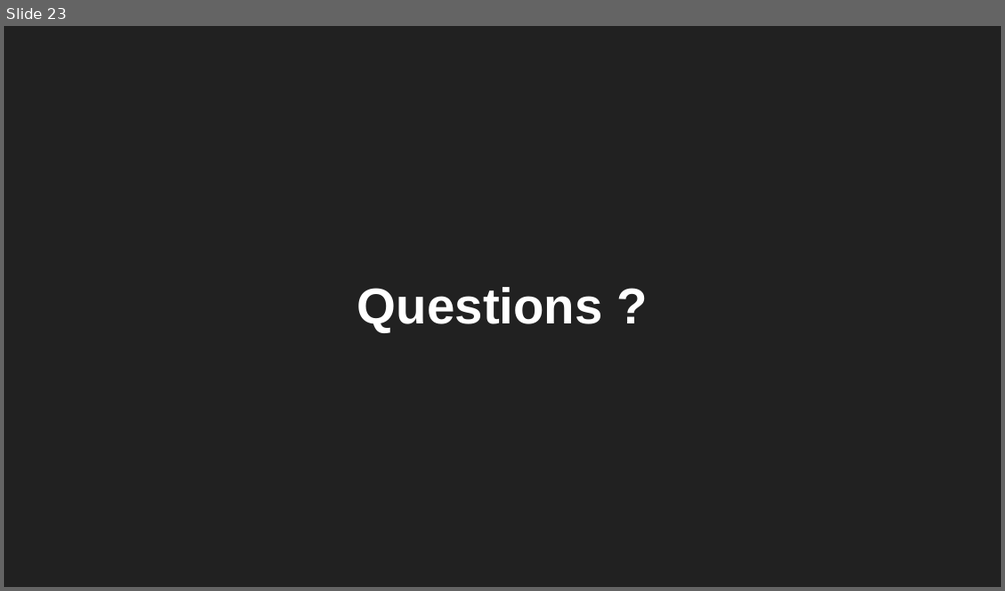
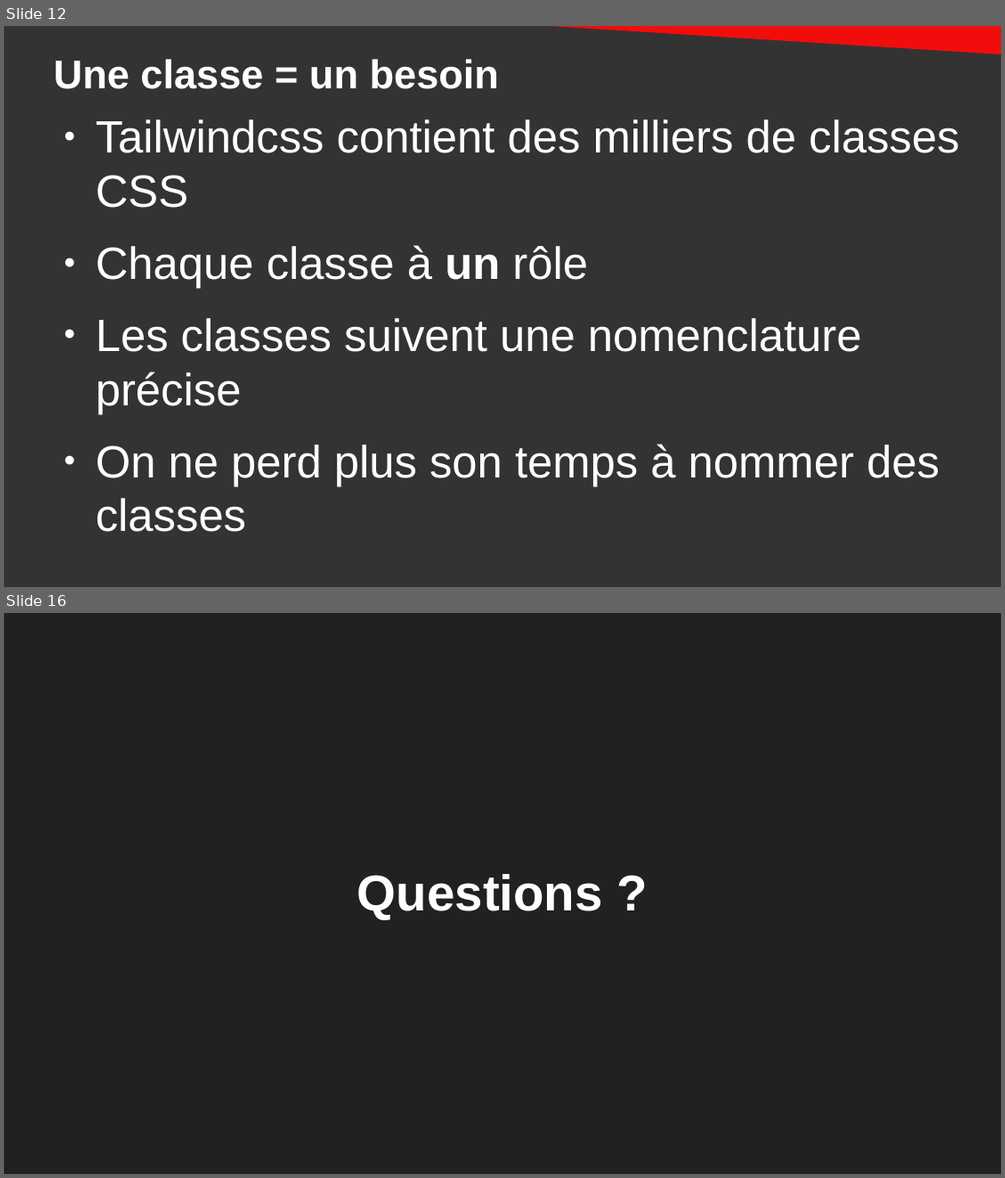
Before and after one commit to DanYellow/cours, a slide deck: integration-web-s2/cours-magistraux/numero-1/presentation.odp. Shown one above the other, each under a label of ours: slide 23 before the commit, slides 12 and 16 after it; the slides between them are not shown. The pictures are 1005x591 and 1005x1178 pixels, drawn with LibreOffice and Linux fonts; fonts in the diff are those of the drawing. Boxes give left, top, right and bottom in pixels: in the first picture for what was removed or moved away, otherwise in the second. Text is boxed around its words. In the diff, an @@ line names an element or a change of style, - is before the commit and + after.

```diff
--- a/integration-web-s2/cours-magistraux/numero-1/presentation.odp
+++ b/integration-web-s2/cours-magistraux/numero-1/presentation.odp
@@ slide 12 added at bbox=[4, 26, 1001, 587], background #333333 @@
@@ right triangle added at bbox=[486, 26, 1001, 55], fill #F10D0C @@
@@ title added at bbox=[54, 59, 499, 89], 32 pt, text #FFFFFF, bold @@
+Une classe = un besoin
@@ text added at bbox=[96, 119, 959, 532], 36 pt, text #FFFFFF @@
+● Tailwindcss contient des milliers de classes CSS
+● Chaque classe à un rôle
+● Les classes suivent une nomenclature précise
+● On ne perd plus son temps à nommer des classes
@@ what was slide 23 is now slide 16 @@
```
Also in this commit, not shown: 1 slide changed, 13 other slides added, 21 slides removed, 10 other files.
